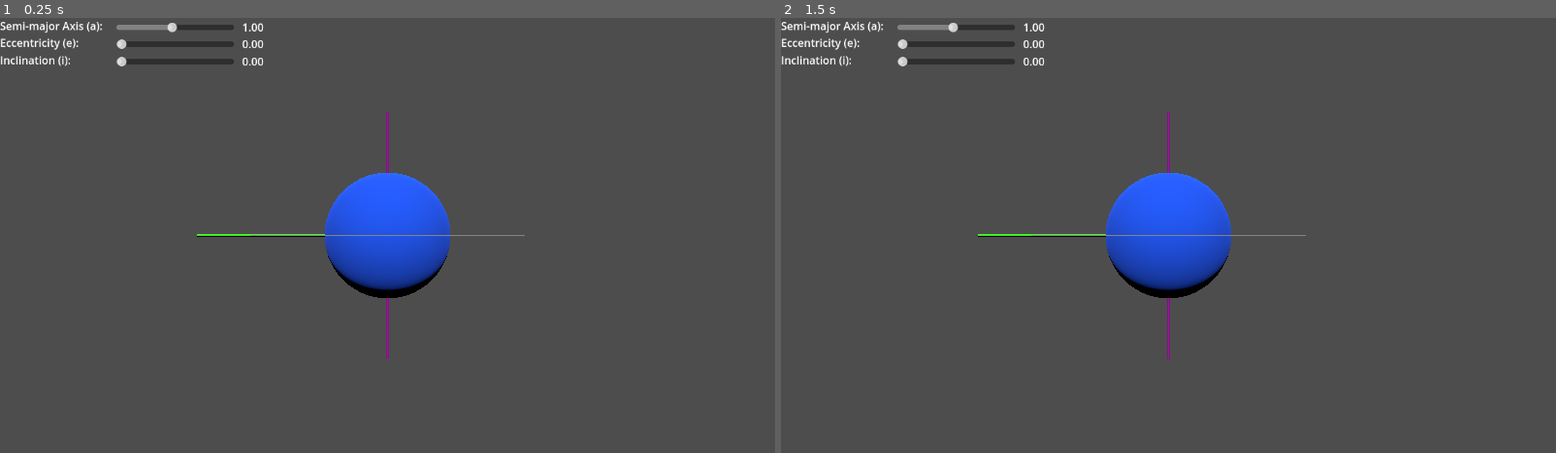
Above: before the commit, frames 1-2 (left to right).
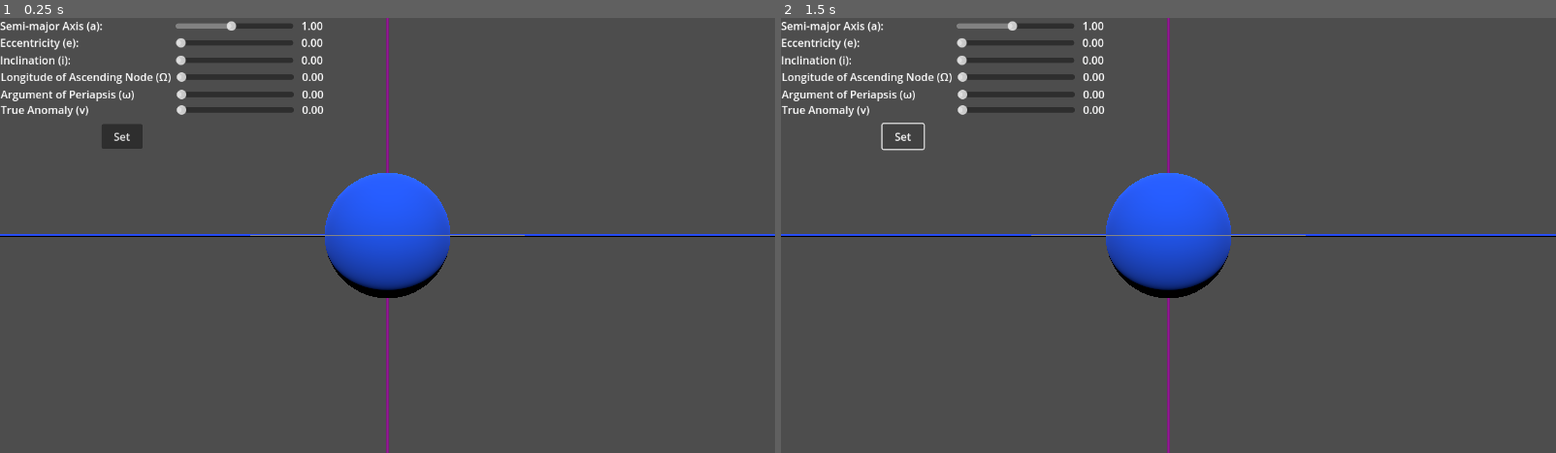
Above: after the commit, the same moments.

Repository: TU-Dublin-Computer-Science/Solar-XR
Game: Godot game, scene res://main.tscn
Same seed, same stepped clock (60 frames per second), same inputs: the game is played once before the commit and once after it.
Inputs (mouse positions are in pixels of both pictures, inside the frame that each line leads up to):
- Up to frame 1 (0.25 s): no input
- Up to frame 2 (1.5 s): click (905, 135) at 0.5 s, where only the run after the commit has a clickable "Set"; click (905, 135) at 1.25 s, where only the run after the commit has a clickable "Set"

The runs differ from the first frame. In frame 1, 3.0% of the frame differs, in the area x 0-100%, y 0-100%; in frame 2, 2.8%.

Commit message:
longitude of ascending node

Diff:
--- a/main.gd
+++ b/main.gd
@@ -5,9 +5,13 @@
 var semimajor_axis: float = 1
 var eccentricity: float = 0
 var inclination: float = 0
+var lon_ascending_node: float = 0
+var arg_periapsis: float = 0
+var true_anomaly: float = 0
 
+var polar_axis = Vector3(0,1,0)
 var vernal_equinix: Vector3 = Vector3(-1, 0, 0)
-var line_of_ascending_node = vernal_equinix
+#var line_of_ascending_node = vernal_equinix
 
 # Called when the node enters the scene tree for the first time.
 func _ready() -> void:
@@ -20,23 +24,84 @@
 	$CanvasLayer/Control/InclinationSlider.value = inclination
 	$CanvasLayer/Control/InclinationValue.text = "%.2f" % inclination
 
+	$CanvasLayer/Control/LonAscendingSlider.value = lon_ascending_node
+	$CanvasLayer/Control/LonAscendingValue.text = "%.2f" % lon_ascending_node
+
+	$CanvasLayer/Control/ArgPeriapsisSlider.value = arg_periapsis
+	$CanvasLayer/Control/ArgPeriapsisValue.text = "%.2f" % arg_periapsis
+
+	$CanvasLayer/Control/TrueAnomalySlider.value = true_anomaly
+	$CanvasLayer/Control/TrueAnomalyValue.text = "%.2f" % true_anomaly
+
+
+
+
 
 # Called every frame. 'delta' is the elapsed time since the previous frame.
 func _process(delta: float) -> void:
-	_adjust_inclination()
+	#pass
+	_reset()
+	_create_orbit()
+
+func _reset():
+	%Orbit.mesh.clear_surfaces()
+	%OrbitPlane.transform.basis = Basis()
+
+func _create_orbit():
+	_set_orbital_plane()
 	_draw_orbit()
+
+func _set_orbital_plane():
+	#%OrbitPlane.transform.basis = Basis() # Reset rotation
+
+	# Rotate object around the global y axis (The Polar Axis)
+	%OrbitPlane.rotate(Vector3(0,1,0), deg_to_rad(lon_ascending_node))
+
+	# Rotate object around the new local x axis (Line of Ascending Node)
+	%OrbitPlane.rotate_object_local(Vector3(1, 0, 0), deg_to_rad(inclination))
+
+	"""
+	var transform = Transform3D()
+	DebugDraw3D.draw_gizmo(transform)
+	var rotation_longitude = Basis(Vector3(0,1,0), deg_to_rad(lon_ascending_node))
+	transform.basis = rotation_longitude * transform.basis
+
+
+	var rotation_inclindation = Basis(Vector3(1, 0, 0), deg_to_rad(inclination))
+	transform.basis = rotation_inclindation * transform.basis
+
+
+
+	%OrbitPlane.transform.basis = transform.basis
+	"""
+
+
+"""
+func _adjust_ascending_node():
+	var new_transform = %OrbitPlane.transform
+
+	new_transform.basis = Basis(polar_axis, deg_to_rad(lon_ascending_node))
+
+	%OrbitPlane.transform = new_transform
 
 func _adjust_inclination():
 	var new_transform = %OrbitPlane.transform
 
-	new_transform.basis = Basis(line_of_ascending_node, deg_to_rad(inclination))
+	var line_of_ascending_node = (vernal_equinix * new_transform.basis).normalized()
+
+	# Create a rotation basis to apply the inclination angle
+	var rotation_basis = Basis(line_of_ascending_node, deg_to_rad(inclination))
+
+	# Apply the rotation to the orbit plane's current transform
+	new_transform.basis = rotation_basis * new_transform.basis
 
 	%OrbitPlane.transform = new_transform
+"""
+
+
 
 func _draw_orbit():
 	# Handling of the semi-major axis and eccentricity parameters
-
-	%Orbit.mesh.clear_surfaces()
 	%Orbit.mesh.surface_begin(Mesh.PRIMITIVE_LINE_STRIP)
 
 	# Calculate the semi-minor axis based on eccentricity
@@ -64,6 +129,8 @@
 
 	%Orbit.mesh.surface_end()
 
+func _on_button_button_up() -> void:
+	_create_orbit()
 
 
 func _on_semimajor_slider_value_changed(value: float) -> void:
@@ -79,3 +146,18 @@
 func _on_inclination_slider_value_changed(value: float) -> void:
 	inclination = value
 	$CanvasLayer/Control/InclinationValue.text = "%.2f" % value
+
+
+func _on_lon_ascending_slider_value_changed(value: float) -> void:
+	lon_ascending_node = value
+	$CanvasLayer/Control/LonAscendingValue.text = "%.2f" % value
+
+
+func _on_arg_periapsis_slider_value_changed(value: float) -> void:
+	arg_periapsis = value
+	$CanvasLayer/Control/ArgPeriapsisValue.text = "%.2f" % value
+
+
+func _on_true_anomaly_slider_value_changed(value: float) -> void:
+	true_anomaly = value
+	$CanvasLayer/Control/TrueAnomalyValue.text = "%.2f" % value
--- a/main.tscn
+++ b/main.tscn
@@ -26,6 +26,7 @@
 material = SubResource("StandardMaterial3D_uvr1n")
 top_radius = 0.01
 bottom_radius = 0.01
+height = 8.0
 
 [sub_resource type="StandardMaterial3D" id="StandardMaterial3D_urpfv"]
 albedo_color = Color(0.223529, 1, 0.0666667, 1)
@@ -38,7 +39,7 @@
 [sub_resource type="StandardMaterial3D" id="StandardMaterial3D_a6wo8"]
 transparency = 1
 cull_mode = 2
-albedo_color = Color(1, 0.0431373, 0.054902, 0.639216)
+albedo_color = Color(1, 0.415686, 0.0627451, 0.639216)
 
 [sub_resource type="PlaneMesh" id="PlaneMesh_ohqh4"]
 material = SubResource("StandardMaterial3D_a6wo8")
@@ -46,6 +47,15 @@
 
 [sub_resource type="ImmediateMesh" id="ImmediateMesh_01hec"]
 
+[sub_resource type="StandardMaterial3D" id="StandardMaterial3D_o1lcn"]
+albedo_color = Color(0.0862745, 0.278431, 1, 1)
+
+[sub_resource type="CylinderMesh" id="CylinderMesh_nwedj"]
+material = SubResource("StandardMaterial3D_o1lcn")
+top_radius = 0.01
+bottom_radius = 0.01
+height = 8.0
+
 [node name="Main" type="Node3D"]
 script = ExtResource("1_jsi4b")
 
@@ -83,6 +93,10 @@
 [node name="Orbit" type="MeshInstance3D" parent="Sim/OrbitPlane"]
 unique_name_in_owner = true
 mesh = SubResource("ImmediateMesh_01hec")
+
+[node name="LineOfAscendingNode" type="MeshInstance3D" parent="Sim/OrbitPlane"]
+transform = Transform3D(-4.37114e-08, -1, 0, 1, -4.37114e-08, 0, 0, 0, 1, 0, 0, 0)
+mesh = SubResource("CylinderMesh_nwedj")
 
 [node name="DirectionalLight3D" type="DirectionalLight3D" parent="."]
 transform = Transform3D(1, 0, 0, 0, 0.771791, 0.635876, 0, -0.635876, 0.771791, 0, 1.30152, 1.21896)
@@ -103,10 +117,10 @@
 
 [node name="SemimajorSlider" type="HSlider" parent="CanvasLayer/Control"]
 layout_mode = 2
-offset_left = 173.0
-offset_top = 6.0
-offset_right = 348.0
-offset_bottom = 22.0
+offset_left = 261.0
+offset_top = 4.0
+offset_right = 436.0
+offset_bottom = 20.0
 min_value = 0.1
 max_value = 2.0
 step = 0.01
@@ -114,10 +128,9 @@
 
 [node name="SemiamajorValue" type="Label" parent="CanvasLayer/Control"]
 layout_mode = 0
-offset_left = 360.0
-offset_top = 2.0
-offset_right = 400.0
-offset_bottom = 25.0
+offset_left = 448.0
+offset_right = 488.0
+offset_bottom = 23.0
 text = "0"
 
 [node name="EccentricityLabel" type="Label" parent="CanvasLayer/Control"]
@@ -129,19 +142,19 @@
 
 [node name="EccentricitySlider" type="HSlider" parent="CanvasLayer/Control"]
 layout_mode = 0
-offset_left = 173.0
-offset_top = 31.0
-offset_right = 348.0
-offset_bottom = 47.0
+offset_left = 261.0
+offset_top = 29.0
+offset_right = 436.0
+offset_bottom = 45.0
 max_value = 1.0
 step = 0.01
 
 [node name="EccentricityValue" type="Label" parent="CanvasLayer/Control"]
 layout_mode = 0
-offset_left = 360.0
-offset_top = 27.0
-offset_right = 400.0
-offset_bottom = 50.0
+offset_left = 448.0
+offset_top = 25.0
+offset_right = 488.0
+offset_bottom = 48.0
 text = "0"
 
 [node name="InclinationLabel" type="Label" parent="CanvasLayer/Control"]
@@ -153,21 +166,108 @@
 
 [node name="InclinationSlider" type="HSlider" parent="CanvasLayer/Control"]
 layout_mode = 0
-offset_left = 173.0
-offset_top = 57.0
-offset_right = 348.0
-offset_bottom = 73.0
+offset_left = 261.0
+offset_top = 55.0
+offset_right = 436.0
+offset_bottom = 71.0
 max_value = 180.0
 step = 0.01
 
 [node name="InclinationValue" type="Label" parent="CanvasLayer/Control"]
 layout_mode = 0
-offset_left = 360.0
-offset_top = 53.0
-offset_right = 400.0
-offset_bottom = 76.0
-text = "0"
+offset_left = 448.0
+offset_top = 51.0
+offset_right = 488.0
+offset_bottom = 74.0
+text = "0"
+
+[node name="LonAscendingLabel" type="Label" parent="CanvasLayer/Control"]
+layout_mode = 0
+offset_left = 1.0
+offset_top = 76.0
+offset_right = 158.0
+offset_bottom = 99.0
+text = "Longitude of Ascending Node (Ω)"
+
+[node name="LonAscendingSlider" type="HSlider" parent="CanvasLayer/Control"]
+layout_mode = 0
+offset_left = 262.0
+offset_top = 80.0
+offset_right = 437.0
+offset_bottom = 96.0
+max_value = 360.0
+step = 0.01
+
+[node name="LonAscendingValue" type="Label" parent="CanvasLayer/Control"]
+layout_mode = 0
+offset_left = 449.0
+offset_top = 76.0
+offset_right = 489.0
+offset_bottom = 99.0
+text = "0"
+
+[node name="ArgPeriapsisLabel" type="Label" parent="CanvasLayer/Control"]
+layout_mode = 0
+offset_left = 1.0
+offset_top = 102.0
+offset_right = 158.0
+offset_bottom = 125.0
+text = "Argument of Periapsis (ω)"
+
+[node name="ArgPeriapsisSlider" type="HSlider" parent="CanvasLayer/Control"]
+layout_mode = 0
+offset_left = 262.0
+offset_top = 106.0
+offset_right = 437.0
+offset_bottom = 122.0
+max_value = 180.0
+step = 0.01
+
+[node name="ArgPeriapsisValue" type="Label" parent="CanvasLayer/Control"]
+layout_mode = 0
+offset_left = 449.0
+offset_top = 102.0
+offset_right = 489.0
+offset_bottom = 125.0
+text = "0"
+
+[node name="TrueAnomalyLabel" type="Label" parent="CanvasLayer/Control"]
+layout_mode = 0
+offset_left = 1.0
+offset_top = 125.0
+offset_right = 158.0
+offset_bottom = 148.0
+text = "True Anomaly (v)"
+
+[node name="TrueAnomalySlider" type="HSlider" parent="CanvasLayer/Control"]
+layout_mode = 0
+offset_left = 262.0
+offset_top = 129.0
+offset_right = 437.0
+offset_bottom = 145.0
+max_value = 180.0
+step = 0.01
+
+[node name="TrueAnomalyValue" type="Label" parent="CanvasLayer/Control"]
+layout_mode = 0
+offset_left = 449.0
+offset_top = 125.0
+offset_right = 489.0
+offset_bottom = 148.0
+text = "0"
+
+[node name="Button" type="Button" parent="CanvasLayer/Control"]
+layout_mode = 0
+offset_left = 151.0
+offset_top = 158.0
+offset_right = 212.0
+offset_bottom = 195.0
+text = "Set"
 
 [connection signal="value_changed" from="CanvasLayer/Control/SemimajorSlider" to="." method="_on_semimajor_slider_value_changed"]
 [connection signal="value_changed" from="CanvasLayer/Control/EccentricitySlider" to="." method="_on_eccentricity_slider_value_changed"]
 [connection signal="value_changed" from="CanvasLayer/Control/InclinationSlider" to="." method="_on_inclination_slider_value_changed"]
+[connection signal="value_changed" from="CanvasLayer/Control/LonAscendingSlider" to="." method="_on_lon_ascending_slider_value_changed"]
+[connection signal="value_changed" from="CanvasLayer/Control/ArgPeriapsisSlider" to="." method="_on_arg_periapsis_slider_value_changed"]
+[connection signal="value_changed" from="CanvasLayer/Control/TrueAnomalySlider" to="." method="_on_true_anomaly_slider_value_changed"]
+[connection signal="button_up" from="CanvasLayer/Control/Button" to="." method="_on_button_button_up"]
--- /dev/null
+++ b/orbit_plane.gd
@@ -0,0 +1,11 @@
+extends Node3D
+
+
+# Called when the node enters the scene tree for the first time.
+func _ready() -> void:
+	pass # Replace with function body.
+
+
+# Called every frame. 'delta' is the elapsed time since the previous frame.
+func _process(delta: float) -> void:
+	pass
Not shown, added: addons/debug_draw_3d/libs/.gdignore
Not shown: 1 places in main.tscn that only renumber resources
Not shown, added: addons/debug_draw_3d/LICENSE
Not shown, added: addons/debug_draw_3d/README.md
Not shown, added: addons/debug_draw_3d/debug_draw_3d.gdextension
Not shown, added: addons/debug_draw_3d/libs/libdd3d.android.template_debug.arm32.so
Not shown, added: addons/debug_draw_3d/libs/libdd3d.android.template_debug.arm64.so
Not shown, added: addons/debug_draw_3d/libs/libdd3d.android.template_debug.x86_32.so
Not shown, added: addons/debug_draw_3d/libs/libdd3d.android.template_debug.x86_64.so
Not shown, added: addons/debug_draw_3d/libs/libdd3d.android.template_release.arm32.so
Not shown, added: addons/debug_draw_3d/libs/libdd3d.android.template_release.arm64.so
Not shown, added: addons/debug_draw_3d/libs/libdd3d.android.template_release.x86_32.so
(and 23 more such lines)
